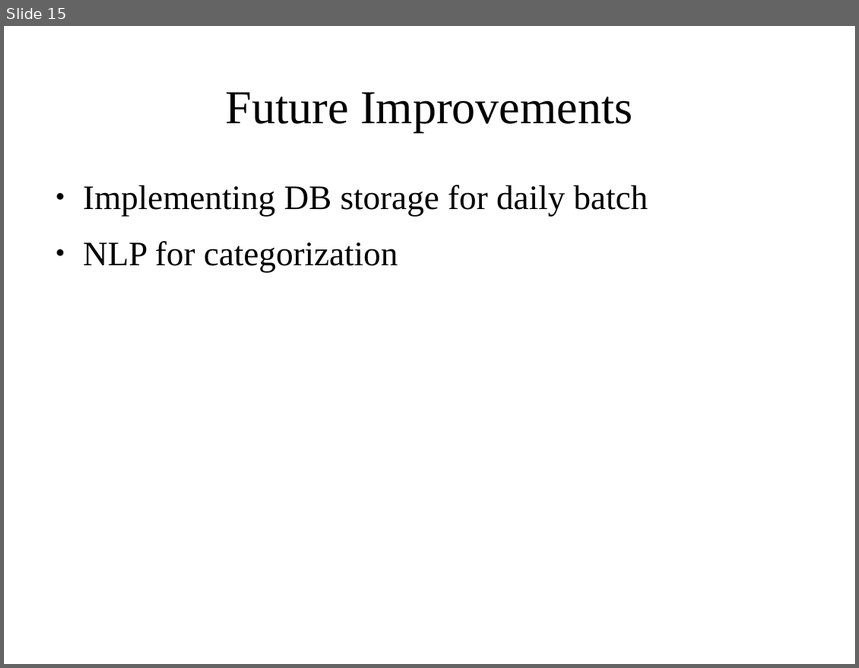
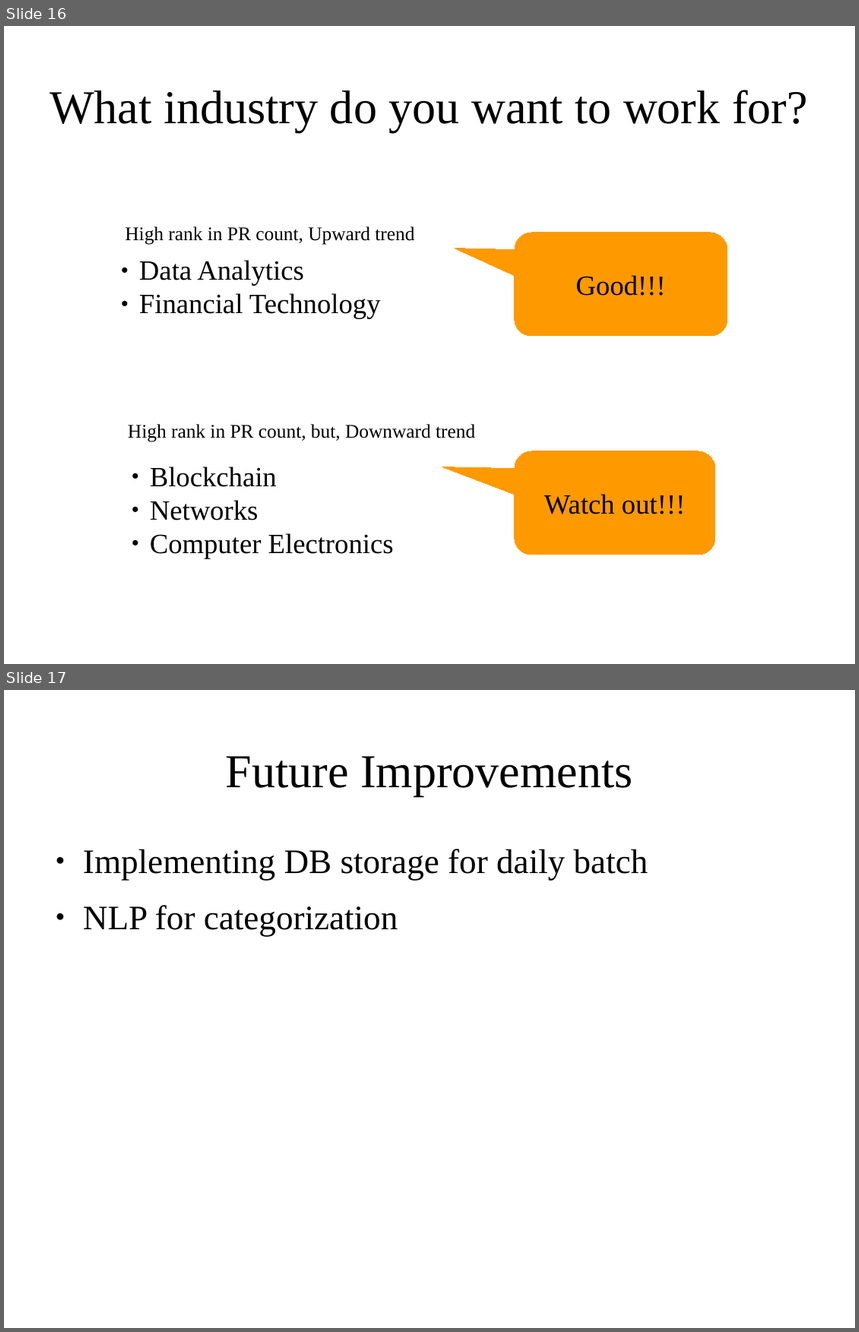
Before and after one commit to chazzy1/webscraping, a slide deck: documents/news_scraping.odp. Shown one above the other, each under a label of ours: slide 15 before the commit, slides 16 and 17 after it. The pictures are 859x668 and 859x1332 pixels, drawn with LibreOffice and Linux fonts; fonts in the diff are those of the drawing. Boxes give left, top, right and bottom in pixels: in the first picture for what was removed or moved away, otherwise in the second. Text is boxed around its words. In the diff, an @@ line names an element or a change of style, - is before the commit and + after.

```diff
--- a/documents/news_scraping.odp
+++ b/documents/news_scraping.odp
@@ slide 16 added at box(4, 26, 855, 664), background #FFFFFF @@
@@ title added at box(50, 90, 808, 132), 44 pt, text #000000 @@
+What industry do you want to work for?
@@ text added at box(125, 227, 414, 245), 18 pt, text #000000 @@
+High rank in PR count, Upward trend
@@ rounded speech box added at box(515, 233, 728, 337), fill #FF9900, outline #FF9900 0 pt, 26 pt, text #000000 @@
+Good!!!
@@ text added at box(139, 260, 381, 319), 26 pt, text #000000 @@
+● Data Analytics
+● Financial Technology
@@ text added at box(128, 424, 475, 442), 18 pt, text #000000 @@
+High rank in PR count, but, Downward trend
@@ rounded speech box added at box(515, 452, 715, 555), fill #FF9900, outline #FF9900 0 pt, 26 pt, text #000000 @@
+Watch out!!!
@@ text added at box(150, 467, 394, 560), 26 pt, text #000000 @@
+● Blockchain
+● Networks
+● Computer Electronics
@@ what was slide 15 is now slide 17 @@
```
Also in this commit, not shown: 2 slides changed, 1 other slide added, 2 other files.
